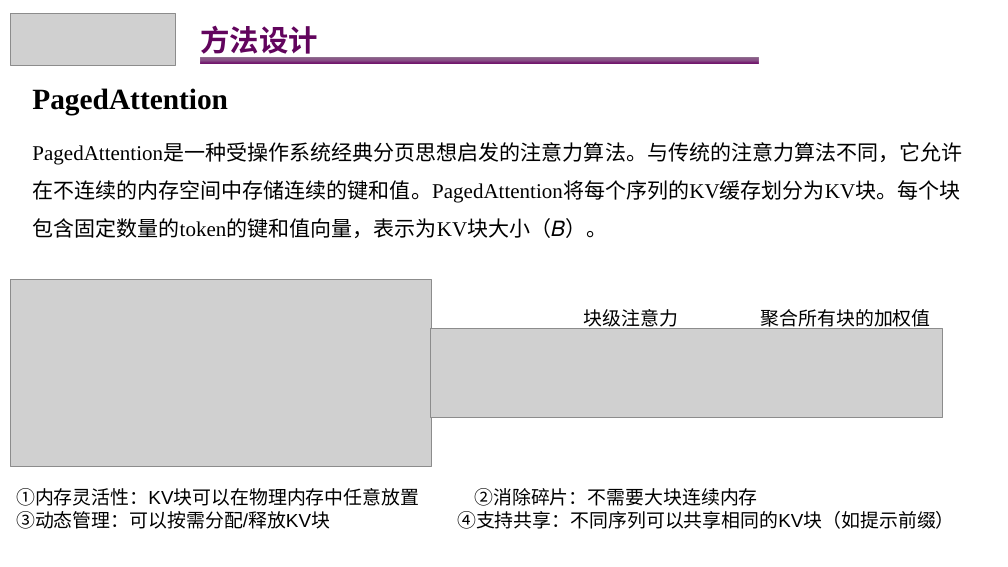
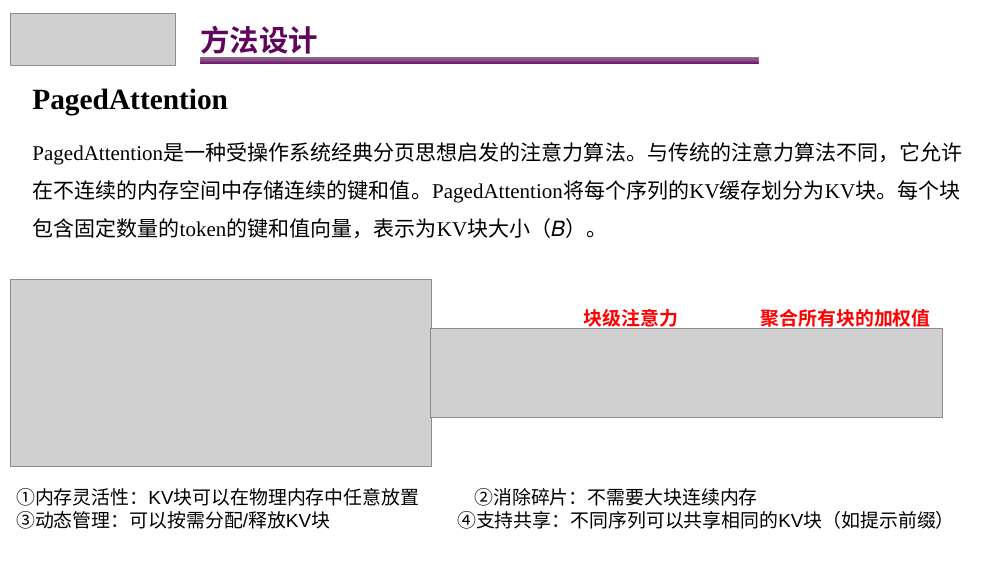
Before and after one commit to lingebeng/Paper-Reading, a slide deck: slide 6 of AI-Infra/vllm-PageAttention.pptx. Drawn at 1008x567 pixels with LibreOffice and Linux fonts; fonts in the diff are those of the drawing; grey boxes stand for pictures. Boxes give left, top, right and bottom in pixels: in the first picture for what was removed or moved away, otherwise in the second. Text is boxed around its words. In the diff, an @@ line names an element or a change of style, - is before the commit and + after.

```diff
--- a/AI-Infra/vllm-PageAttention.pptx
+++ b/AI-Infra/vllm-PageAttention.pptx
@@ text "块级注意力" at <box>584,306,678,331</box>: text colour #000000 to #FF0000, bold on @@
@@ text "聚合所有块的加权值" at <box>761,306,931,331</box>: text colour #000000 to #FF0000, bold on @@
```
Also in this commit, not shown: 2 other slides changed, 3 slides added.
